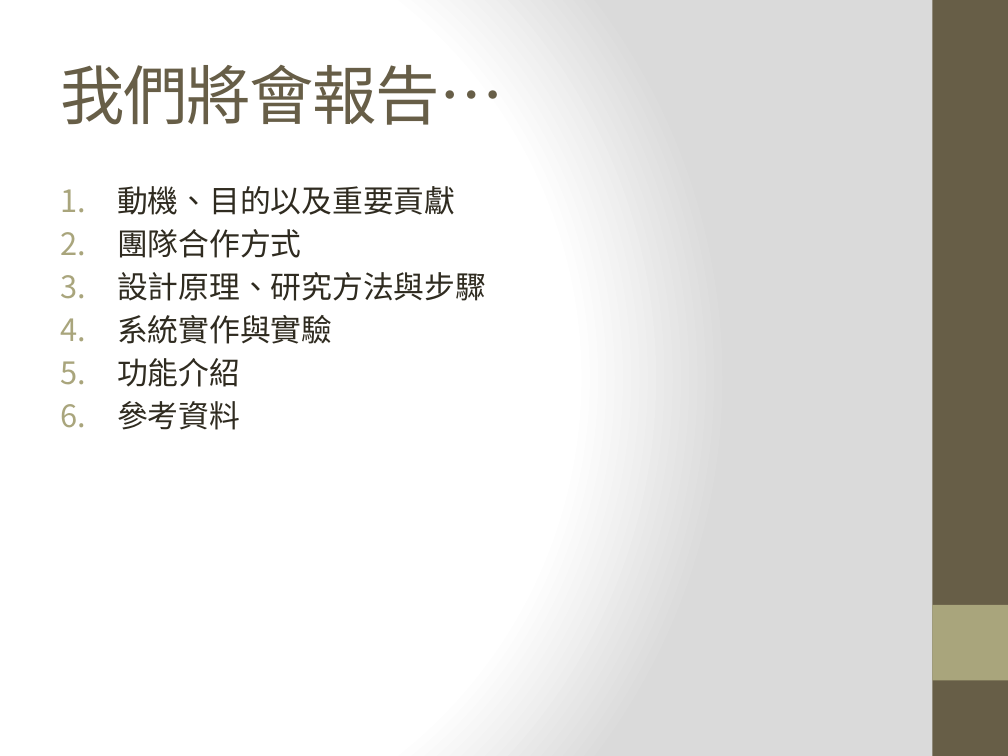
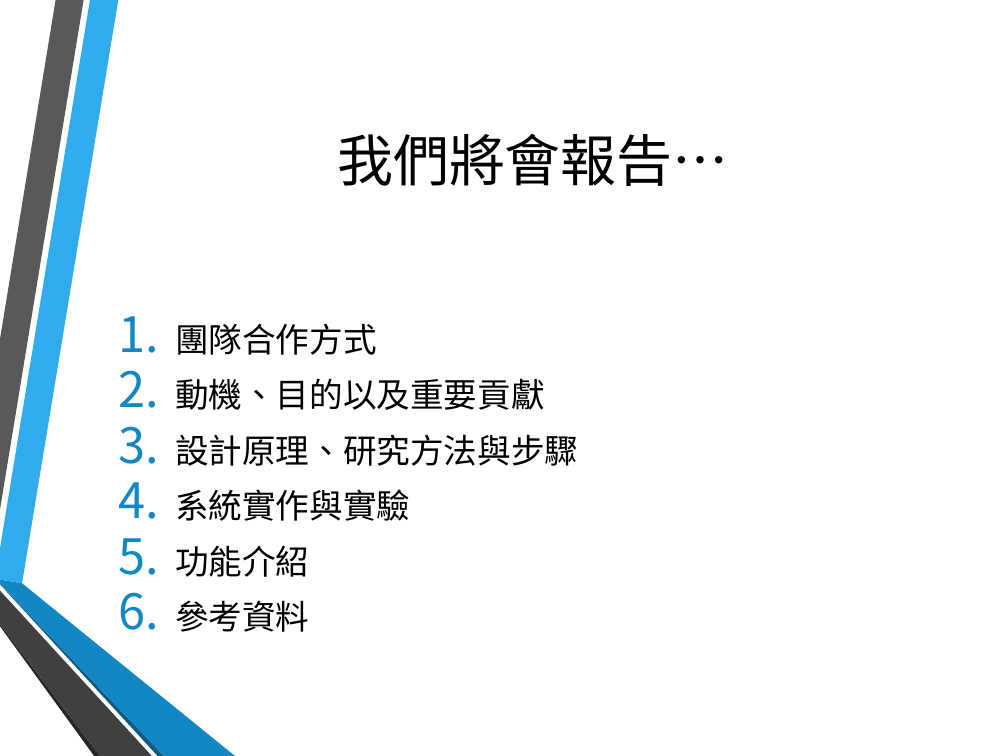
Before and after one commit to hsinewu/pia, a slide deck: slide 2 of Presentation/報告投影片.pptx. Drawn at 1008x756 pixels with LibreOffice and Linux fonts; fonts in the diff are those of the drawing; background and template pictures are left out. Boxes give left, top, right and bottom in pixels: in the first picture for what was removed or moved away, otherwise in the second. Text is boxed around its words. In the diff, an @@ line names an element or a change of style, - is before the commit and + after.

```diff
--- a/Presentation/報告投影片.pptx
+++ b/Presentation/報告投影片.pptx
@@ background gradient #FFFFFF to #DADADA to picture (left out) @@
@@ rectangle removed at (x1=932, y1=0, x2=1008, y2=756) @@
@@ title "我們將會報告…" moved from (x1=60, y1=65, x2=504, y2=125) to (x1=337, y1=134, x2=729, y2=186) @@
@@ title "我們將會報告…" at (x1=337, y1=134, x2=729, y2=186): size 46 to 40 pt, font Cambria to Noto Sans CJK SC, text colour #675E47 to #000000, letter spacing -1 to 0 pt; alignment left to centre @@
@@ text at (x1=117, y1=229, x2=301, y2=258): paragraph removed @@
-2. 團隊合作方式
@@ text "團隊合作方式" moved from (x1=117, y1=186, x2=486, y2=430) to (x1=175, y1=323, x2=578, y2=632) @@
@@ text "團隊合作方式" at (x1=175, y1=323, x2=578, y2=632): vertical alignment top to middle @@
@@ text at (x1=175, y1=323, x2=377, y2=355): paragraph added @@
+1. 團隊合作方式
@@ text at (x1=175, y1=378, x2=578, y2=632): size 22 to 24 pt, font Calibri to Noto Sans CJK SC, text colour #2F2B20 to #000000 in "動機、目的以及重要貢獻", "設計原理、研究方法與步驟", "系統實作與實驗", "功能介紹" and 1 more places; more space between paragraphs; bullet colour #A9A57C to #1287C3 @@
@@ group added at (x1=0, y1=0, x2=235, y2=756): 6 freeform shapes @@
@@ rectangle removed at (x1=932, y1=605, x2=1008, y2=680) @@
```
Also in this commit, not shown: 41 other slides changed, 1 slide added.
